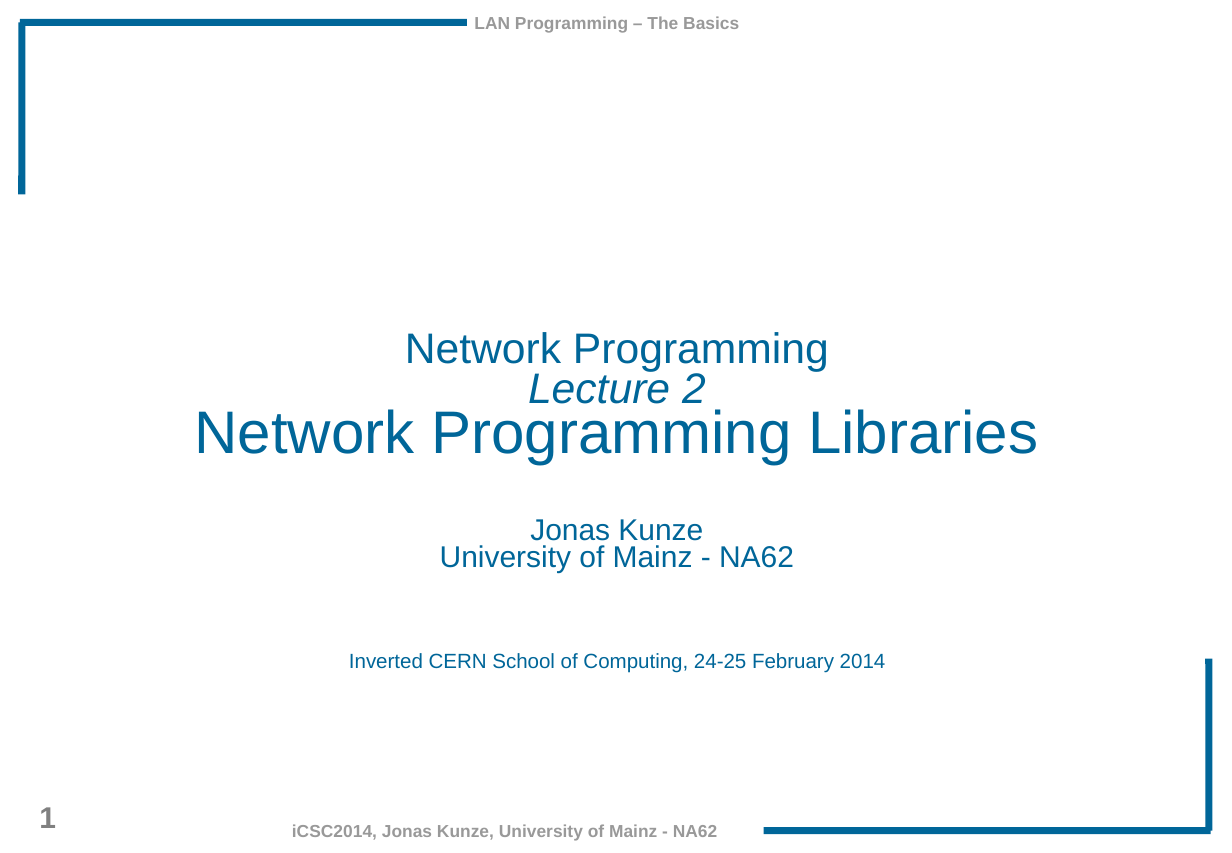
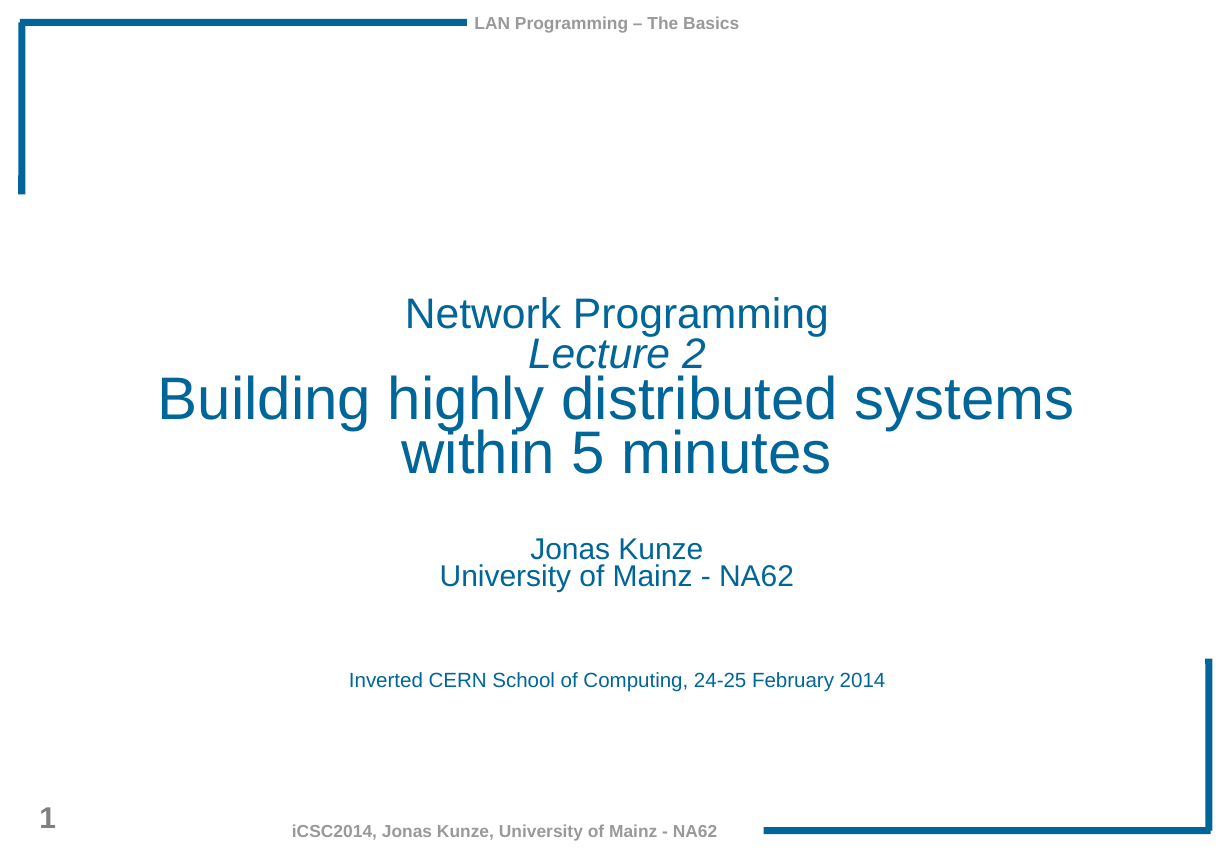
Before and after one commit to JonasKunze/icsc2014, a slide deck: slide 1 of iCSC-2014-Network-Libraries.odp. Drawn at 1232x853 pixels with LibreOffice and Linux fonts; fonts in the diff are those of the drawing; background and template pictures are left out. Boxes give left, top, right and bottom in pixels: in the first picture for what was removed or moved away, otherwise in the second. Text is boxed around its words. In the diff, an @@ line names an element or a change of style, - is before the commit and + after.

```diff
--- a/iCSC-2014-Network-Libraries.odp
+++ b/iCSC-2014-Network-Libraries.odp
@@ text at (x1=158, y1=375, x2=1075, y2=474): text changed @@
-Network Programming Libraries
+Building highly distributed systems within 5 minutes
```
Also in this commit, not shown: 4 other files.
